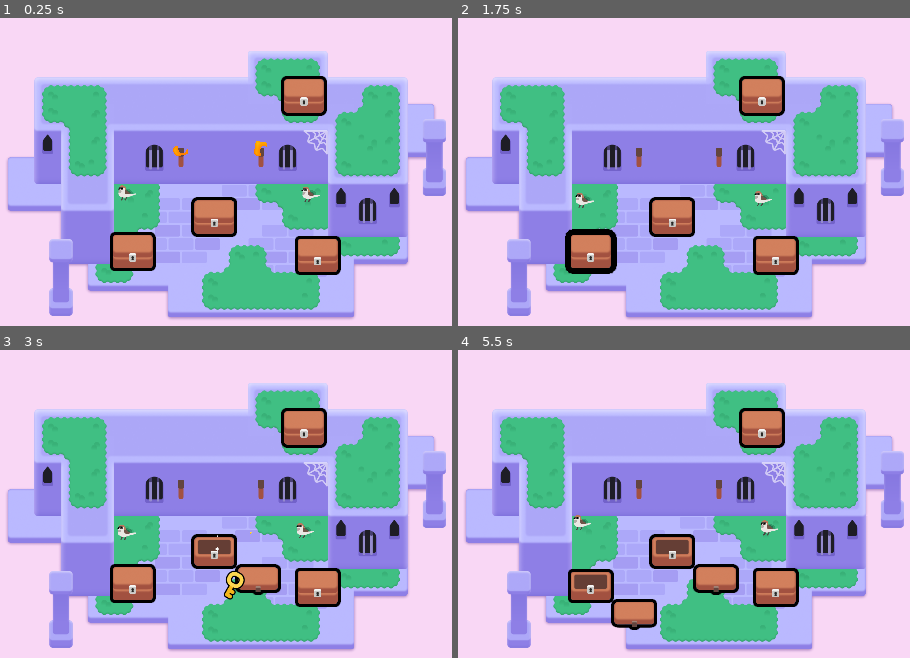
Above: before the commit, frames 1-4 (two rows, left to right).
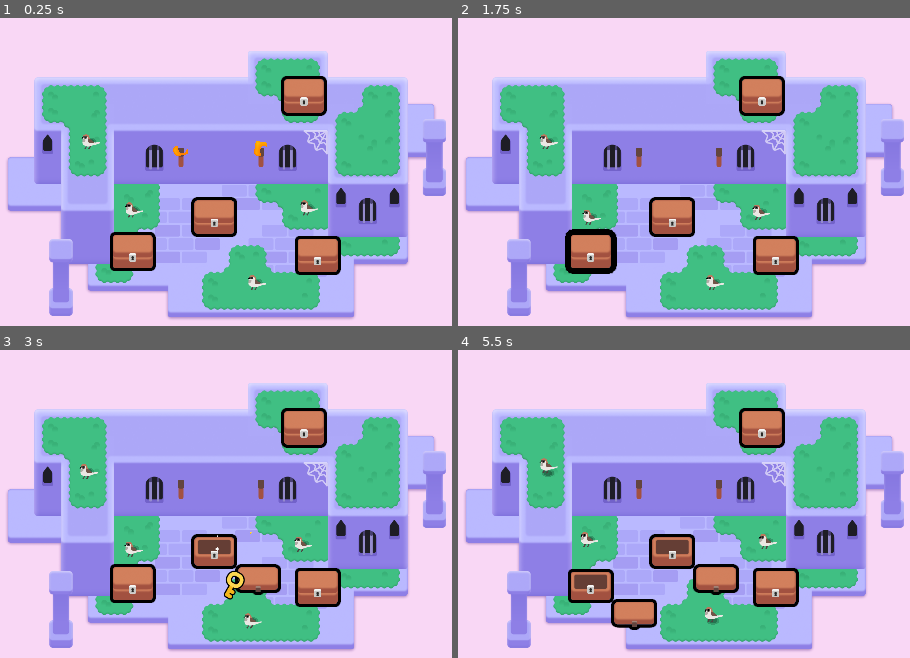
Above: after the commit, the same moments.

Repository: peeryo/2d-GameDev-course
Game: Godot game, scene res://lessons/mini_dungeon.tscn
Same seed, same stepped clock (60 frames per second), same inputs: the game is played once before the commit and once after it.
Inputs (mouse positions are in pixels of both pictures, inside the frame that each line leads up to):
- Up to frame 1 (0.25 s): no input
- Up to frame 2 (1.75 s): tap Enter at 0.5 s; drag from (720, 156) to (589, 252) at 0.52 s; tap Space at 1.25 s; drag from (638, 156) to (589, 252) at 1.27 s
- Up to frame 3 (3 s): tap Enter at 2 s; move the mouse to (212, 550) at 2.02 s; hold D (move_right) 2.03-2.75 s; tap Z at 2.1 s; click (212, 550) at 2.17 s; drag from (248, 531) to (302, 427) at 2.77 s
- Up to frame 4 (5.5 s): drag from (688, 584) to (720, 534) at 3.52 s; tap Space at 4.25 s; drag from (589, 584) to (760, 427) at 4.27 s; move the mouse to (548, 605) at 5.02 s; press the mouse at (548, 605) at 5.03 s; hold S (move_down) from 5.03 s (still down)

The runs differ from the first frame. In frame 1, 0.6% of the frame differs, in the area x 18-71%, y 37-89%; in frame 2, 0.6%; in frame 3, 0.6%; in frame 4, 0.7%, in the area x 18-71%, y 35-90%.

Commit message:
updated BirdHop

Diff:
--- a/M06.looting_workbook/lessons/bird.gd
+++ b/M06.looting_workbook/lessons/bird.gd
@@ -5,9 +5,10 @@
 
 #3 drag nodes here to create references
 #remember to hold CMD on a Mac to auto write onready vars
+
 @onready var sprite_2d: Sprite2D = $Sprite2D
+@onready var shadow: Sprite2D = $Shadow
 @onready var wait_timer: Timer = $WaitTimer
-@onready var shadow: Sprite2D = $Shadow
 
 
 func _ready() -> void:
--- a/M06.looting_workbook/lessons/mini_dungeon.tscn
+++ b/M06.looting_workbook/lessons/mini_dungeon.tscn
@@ -337,7 +337,13 @@
 position = Vector2(775, -10)
 
 [node name="Bird" parent="." instance=ExtResource("8_bhk4h")]
-position = Vector2(349, 213)
+position = Vector2(366, 254)
 
 [node name="Bird2" parent="." instance=ExtResource("8_bhk4h")]
-position = Vector2(790, 216)
+position = Vector2(786, 249)
+
+[node name="Bird3" parent="." instance=ExtResource("8_bhk4h")]
+position = Vector2(661, 428)
+
+[node name="Bird4" parent="." instance=ExtResource("8_bhk4h")]
+position = Vector2(262, 90)
Not shown: 1 places in M06.looting_workbook/lessons/bird.tscn that only renumber resources
Not shown: 1 places in M06.looting_workbook/lessons/mini_dungeon.tscn that only renumber resources
